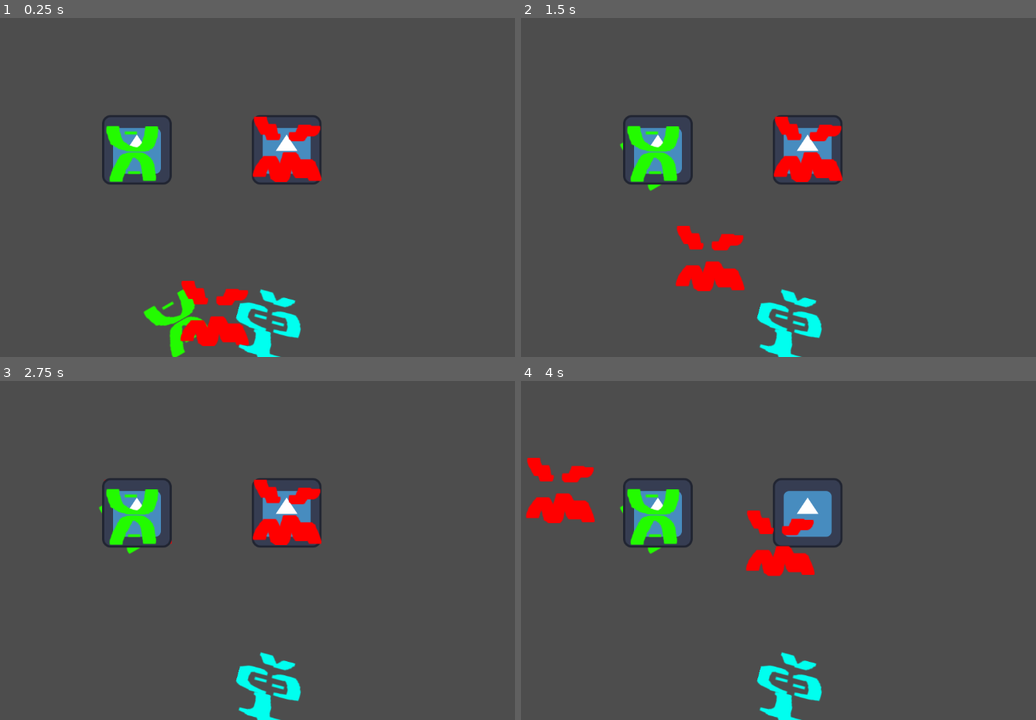
Above: before the commit, frames 1-4 (two rows, left to right).
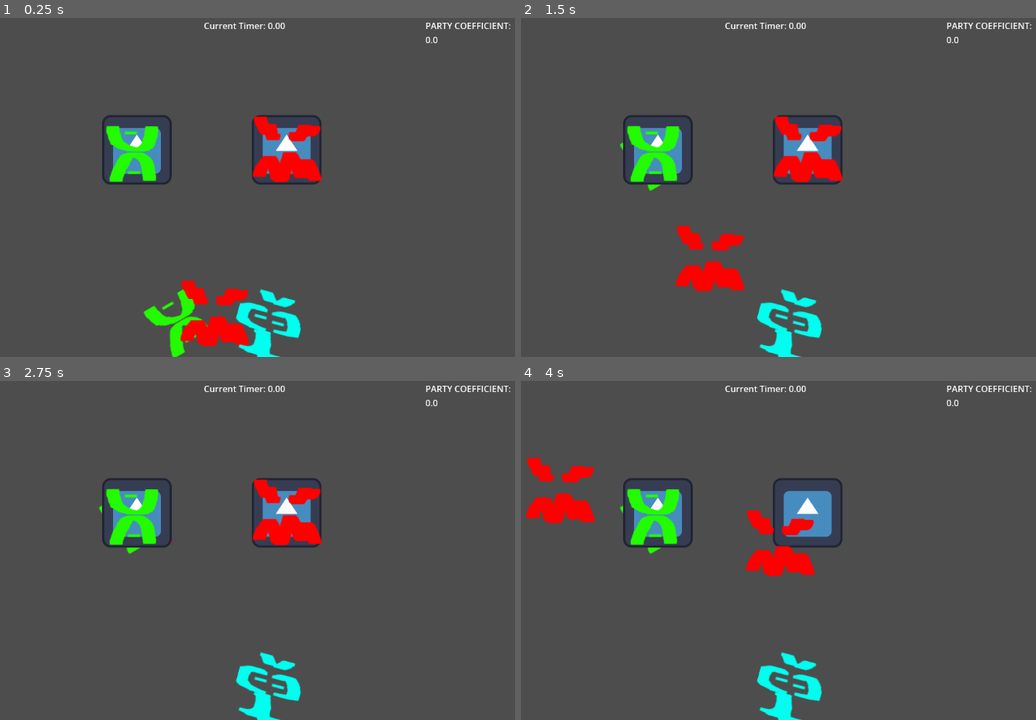
Above: after the commit, the same moments.

Repository: Devination/GGJ2025
Game: Godot game, scene res://scenes/main.tscn
The game is run twice, just before and just after one commit, with the same random seed, the same clock (stepped at 60 frames per second) and the same inputs. The engine's default icon, where the game draws it, is replaced by a stand-in: a white triangle on a blue panel in a dark square.
Inputs (mouse positions are in pixels of both pictures, inside the frame that each line leads up to):
- Up to frame 1 (0.25 s): no input
- Up to frame 2 (1.5 s): tap Enter at 0.5 s; drag from (701, 316) to (660, 150) at 0.52 s; tap Space at 1.25 s; drag from (737, 312) to (660, 150) at 1.27 s
- Up to frame 3 (2.75 s): tap Enter at 2 s; move the mouse to (267, 689) at 2.02 s; click (267, 689) at 2.17 s
- Up to frame 4 (4 s): tap Space at 2.75 s; drag from (660, 513) to (562, 489) at 2.77 s; tap Enter at 3.5 s; drag from (809, 513) to (778, 543) at 3.52 s

The runs differ from the first frame. In frame 1, 0.3% of the frame differs, in the area x 39-100%, y 1-8%; in frame 2, 0.3%; in frame 3, 0.3%; in frame 4, 0.3%.

Commit message:
user interface attempt

Diff:
--- a/godot/ggj-2026/project.godot
+++ b/godot/ggj-2026/project.godot
@@ -8,9 +8,13 @@
 
 config_version=5
 
+[animation]
+
+compatibility/default_parent_skeleton_in_mesh_instance_3d=true
+
 [application]
 
 config/name="GGJ2026"
 run/main_scene="uid://bk0yujgr3nlxs"
-config/features=PackedStringArray("4.5", "Forward Plus")
+config/features=PackedStringArray("4.6", "Forward Plus")
 config/icon="res://assets/images/icon.svg"
--- /dev/null
+++ b/godot/ggj-2026/scenes/calculate_score.gd
@@ -0,0 +1,11 @@
+extends Window
+
+
+# Called when the node enters the scene tree for the first time.
+func _ready() -> void:
+	pass # Replace with function body.
+
+
+# Called every frame. 'delta' is the elapsed time since the previous frame.
+func _process(delta: float) -> void:
+	pass
--- a/godot/ggj-2026/scenes/main.tscn
+++ b/godot/ggj-2026/scenes/main.tscn
@@ -1,33 +1,36 @@
-[gd_scene load_steps=6 format=3 uid="uid://bk0yujgr3nlxs"]
+[gd_scene format=3 uid="uid://bk0yujgr3nlxs"]
 
 [ext_resource type="PackedScene" uid="uid://cptdcodjcgb33" path="res://scenes/hand.tscn" id="1_0wfyh"]
 [ext_resource type="PackedScene" uid="uid://b8v8811pbr21n" path="res://scenes/guest.tscn" id="2_sugp2"]
 [ext_resource type="PackedScene" uid="uid://bf01jl6xk7ctv" path="res://scenes/mask1.tscn" id="4_jyhfs"]
 [ext_resource type="PackedScene" uid="uid://c1r8npw6y45w0" path="res://scenes/mask2.tscn" id="5_tbgi4"]
 [ext_resource type="PackedScene" uid="uid://bnwajmp2anb25" path="res://scenes/mask3.tscn" id="6_tefeu"]
+[ext_resource type="PackedScene" uid="uid://c5e7ljd2a57s4" path="res://scenes/user_interface.tscn" id="8_tipki"]
 
-[node name="Main" type="Node2D"]
+[node name="Main" type="Node2D" unique_id=1653180986]
 
-[node name="Hand" parent="." instance=ExtResource("1_0wfyh")]
+[node name="UserInterface" parent="." unique_id=525327691 instance=ExtResource("8_tipki")]
+
+[node name="Hand" parent="." unique_id=1397203445 instance=ExtResource("1_0wfyh")]
 unique_name_in_owner = true
 position = Vector2(552, 569)
 
-[node name="Mask" parent="Hand" instance=ExtResource("4_jyhfs")]
+[node name="Mask" parent="Hand" unique_id=408511703 instance=ExtResource("4_jyhfs")]
 position = Vector2(-60, 6)
 rotation = -0.5235988
 
-[node name="Mask2" parent="Hand" instance=ExtResource("5_tbgi4")]
+[node name="Mask2" parent="Hand" unique_id=1558659418 instance=ExtResource("5_tbgi4")]
 
-[node name="Mask3" parent="Hand" instance=ExtResource("6_tefeu")]
+[node name="Mask3" parent="Hand" unique_id=195063585 instance=ExtResource("6_tefeu")]
 position = Vector2(103, 20.000002)
 rotation = 0.2617994
 
-[node name="Guest" parent="." instance=ExtResource("2_sugp2")]
+[node name="Guest" parent="." unique_id=541798322 instance=ExtResource("2_sugp2")]
 position = Vector2(410, 267)
 
-[node name="Mask" parent="Guest" instance=ExtResource("4_jyhfs")]
+[node name="Mask" parent="Guest" unique_id=181585869 instance=ExtResource("4_jyhfs")]
 
-[node name="Guest2" parent="." instance=ExtResource("2_sugp2")]
+[node name="Guest2" parent="." unique_id=929316567 instance=ExtResource("2_sugp2")]
 position = Vector2(685, 267)
 
-[node name="Mask" parent="Guest2" instance=ExtResource("5_tbgi4")]
+[node name="Mask" parent="Guest2" unique_id=1588963937 instance=ExtResource("5_tbgi4")]
--- /dev/null
+++ b/godot/ggj-2026/scenes/score_label.gd
@@ -0,0 +1,12 @@
+extends CanvasLayer
+
+var score = 0
+
+# Function to update the label
+func update_score_label():
+	$ScoreLabel.text = "Score: " + str(score)
+
+# Call this function whenever the player collects an item
+func _on_score_increased(amount):
+	score += amount
+	update_score_label()
--- /dev/null
+++ b/godot/ggj-2026/scenes/user_interface.gd
@@ -0,0 +1,13 @@
+
+extends CanvasLayer
+
+var score = 0
+var timer = 0
+# Function to update the label
+func update_score_label():
+	$ScoreLabel.text = "Score: " + str(score)
+
+# Call this function whenever the player collects an item
+func _on_score_increased(amount):
+	score += amount
+	update_score_label()
--- /dev/null
+++ b/godot/ggj-2026/scenes/user_interface.tscn
@@ -0,0 +1,24 @@
+[gd_scene format=3 uid="uid://c5e7ljd2a57s4"]
+
+[ext_resource type="Script" uid="uid://blmsysorb1t0n" path="res://scenes/user_interface.gd" id="1_l2bgj"]
+[ext_resource type="Script" uid="uid://s3ulpkv0vrx" path="res://scenes/score_label.gd" id="2_y1h3b"]
+
+[node name="UserInterface" type="CanvasLayer" unique_id=525327691]
+script = ExtResource("1_l2bgj")
+
+[node name="ScoreLabel" type="Label" parent="." unique_id=1127715439]
+offset_left = 940.0
+offset_top = 27.0
+offset_right = 1152.0
+offset_bottom = 132.0
+text = "PARTY COEFFICIENT:
+0.0"
+script = ExtResource("2_y1h3b")
+
+[node name="Timer" type="Label" parent="." unique_id=929660089]
+offset_left = 476.0
+offset_top = 27.0
+offset_right = 741.0
+offset_bottom = 132.0
+text = "Current Timer: 0.00"
+horizontal_alignment = 1
--- /dev/null
+++ b/godot/ggj-2026/scripts/test_interface.gd
@@ -0,0 +1,17 @@
+extends Node
+
+
+# Called when the node enters the scene tree for the first time.
+func _ready():
+	var button = Button.new()
+	button.text = "Click me"
+	button.pressed.connect(_button_pressed)
+	add_child(button)
+
+func _button_pressed():
+	print("Hello world!")
+
+
+# Called every frame. 'delta' is the elapsed time since the previous frame.
+func _process(delta: float) -> void:
+	pass
Not shown, added: godot/ggj-2026/scenes/calculate_score.gd.uid
Not shown, added: godot/ggj-2026/scenes/score_label.gd.uid
Not shown, added: godot/ggj-2026/scenes/user_interface.gd.uid
Not shown, added: godot/ggj-2026/scripts/test_interface.gd.uid
